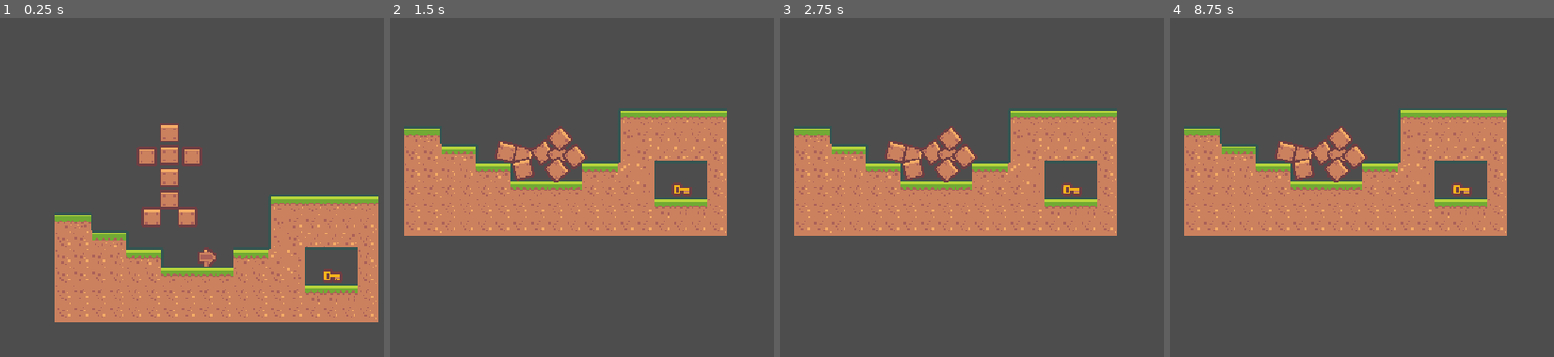
Above: before the commit, frames 1-4 (left to right).
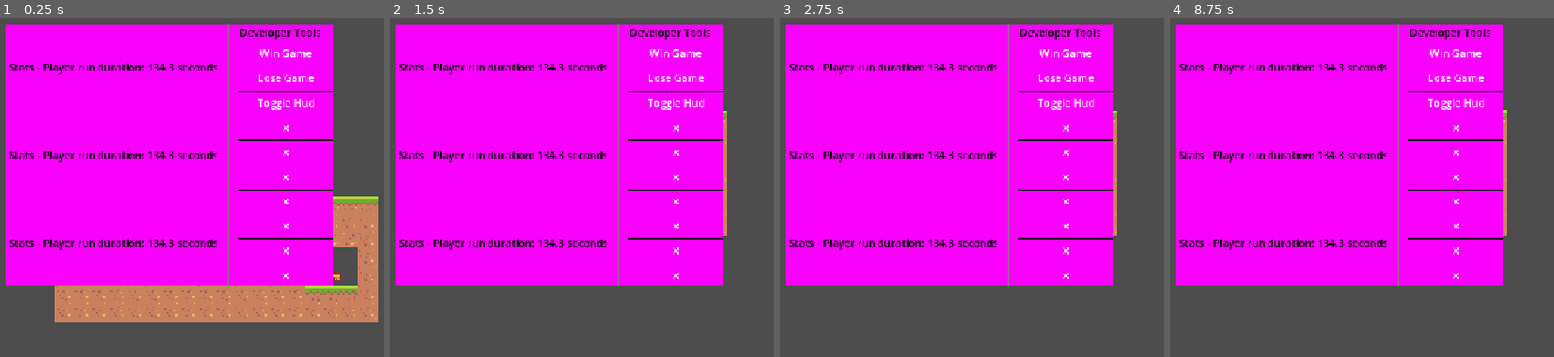
Above: after the commit, the same moments.

Repository: zachary-huber/saskatoonGameJamSeptember2026
Game: Godot game, scene res://scenes/game.tscn
The game is run twice, just before and just after one commit, with the same random seed, the same clock (stepped at 60 frames per second) and the same inputs. This scene is started directly instead of the project's main scene.
Inputs (mouse positions are in pixels of both pictures, inside the frame that each line leads up to):
- Up to frame 1 (0.25 s): no input
- Up to frame 2 (1.5 s): click (674, 51) at 0.5 s, where only the run after the commit has a clickable "Win Game"; click (674, 79) at 1.25 s, where only the run after the commit has a clickable "Lose Game"
- Up to frame 3 (2.75 s): click (1064, 102) at 2 s, where only the run after the commit has a clickable "Toggle Hud"
- Up to frame 4 (8.75 s): click (1454, 126) at 2.75 s, where only the run after the commit has a clickable "x"; click (1454, 150) at 3.5 s, where only the run after the commit has a clickable "x"; click (1454, 177) at 4.25 s, where only the run after the commit has a clickable "x"; click (1454, 201) at 5 s, where only the run after the commit has a clickable "x"; click (1454, 224) at 5.75 s, where only the run after the commit has a clickable "x"; click (1454, 248) at 6.5 s, where only the run after the commit has a clickable "x"; click (1454, 275) at 7.25 s, where only the run after the commit has a clickable "x"; hold D (move right) from 8.03 s (still down)

The runs differ from the first frame. In frame 1, 66% of the frame differs, in the area x 1-87%, y 1-80%; in frame 2, 66%; in frame 3, 66%; in frame 4, 66%.

Commit message:
added basic HUD with toggle

Diff:
--- a/project.godot
+++ b/project.godot
@@ -46,6 +46,21 @@
 "events": [Object(InputEventKey,"resource_local_to_scene":false,"resource_name":"","device":-1,"window_id":0,"alt_press …(192 unchanged characters)…
 ]
 }
+pause={
+"deadzone": 0.2,
+"events": [Object(InputEventKey,"resource_local_to_scene":false,"resource_name":"","device":-1,"window_id":0,"alt_pressed":false,"shift_pressed":false,"ctrl_pressed":false,"meta_pressed":false,"pressed":false,"keycode":0,"physical_keycode":80,"key_label":0,"unicode":112,"location":0,"echo":false,"script":null)
+]
+}
+escape={
+"deadzone": 0.2,
+"events": [Object(InputEventKey,"resource_local_to_scene":false,"resource_name":"","device":-1,"window_id":0,"alt_pressed":false,"shift_pressed":false,"ctrl_pressed":false,"meta_pressed":false,"pressed":false,"keycode":0,"physical_keycode":4194305,"key_label":0,"unicode":0,"location":0,"echo":false,"script":null)
+]
+}
+tab={
+"deadzone": 0.2,
+"events": [Object(InputEventKey,"resource_local_to_scene":false,"resource_name":"","device":-1,"window_id":0,"alt_pressed":false,"shift_pressed":false,"ctrl_pressed":false,"meta_pressed":false,"pressed":false,"keycode":0,"physical_keycode":4194306,"key_label":0,"unicode":0,"location":0,"echo":false,"script":null)
+]
+}
 
 [physics]
 
--- /dev/null
+++ b/scenes/UI/hud.tscn
@@ -0,0 +1,154 @@
+[gd_scene format=3 uid="uid://d4hfgxt1op56d"]
+
+[sub_resource type="StyleBoxLine" id="StyleBoxLine_xh8q5"]
+
+[sub_resource type="StyleBoxLine" id="StyleBoxLine_cg4gw"]
+
+[sub_resource type="StyleBoxLine" id="StyleBoxLine_0jeyp"]
+
+[sub_resource type="StyleBoxLine" id="StyleBoxLine_18exe"]
+
+[sub_resource type="StyleBoxLine" id="StyleBoxLine_rd3kb"]
+
+[sub_resource type="StyleBoxLine" id="StyleBoxLine_y5tme"]
+
+[sub_resource type="Theme" id="Theme_8jrks"]
+Button/colors/font_color = Color(1, 1, 1, 1)
+Button/colors/icon_normal_color = Color(1, 1, 1, 1)
+Button/styles/focus = SubResource("StyleBoxLine_xh8q5")
+Button/styles/hover = SubResource("StyleBoxLine_cg4gw")
+Button/styles/hover_mirrored = SubResource("StyleBoxLine_0jeyp")
+Button/styles/hover_pressed = SubResource("StyleBoxLine_18exe")
+Button/styles/normal = SubResource("StyleBoxLine_rd3kb")
+Button/styles/pressed = SubResource("StyleBoxLine_y5tme")
+RichTextLabel/colors/default_color = Color(0, 0, 0, 1)
+
+[node name="HUD" type="Control" unique_id=1919242333]
+layout_mode = 3
+anchors_preset = 15
+anchor_right = 1.0
+anchor_bottom = 1.0
+grow_horizontal = 2
+grow_vertical = 2
+theme = SubResource("Theme_8jrks")
+
+[node name="ColorRect" type="ColorRect" parent="." unique_id=797916515]
+layout_mode = 1
+anchors_preset = 15
+anchor_right = 1.0
+anchor_bottom = 1.0
+grow_horizontal = 2
+grow_vertical = 2
+color = Color(1, 1, 1, 0)
+
+[node name="MarginContainer" type="MarginContainer" parent="." unique_id=1892950951]
+layout_mode = 1
+anchors_preset = 8
+anchor_left = 0.5
+anchor_top = 0.5
+anchor_right = 0.5
+anchor_bottom = 0.5
+offset_left = -250.0
+offset_top = -200.0
+offset_right = 250.0
+offset_bottom = 200.0
+grow_horizontal = 2
+grow_vertical = 2
+
+[node name="ColorRect" type="ColorRect" parent="MarginContainer" unique_id=581269730]
+layout_mode = 2
+size_flags_vertical = 3
+color = Color(0.9804091, 0.0008526844, 0.98964554, 1)
+
+[node name="HBoxContainer" type="HBoxContainer" parent="MarginContainer" unique_id=976620247]
+layout_mode = 2
+
+[node name="VBoxContainer" type="VBoxContainer" parent="MarginContainer/HBoxContainer" unique_id=2044634612]
+custom_maximum_size = Vector2(500, 400)
+layout_mode = 2
+
+[node name="RichTextLabel" type="RichTextLabel" parent="MarginContainer/HBoxContainer/VBoxContainer" unique_id=1709741831]
+layout_mode = 2
+size_flags_vertical = 3
+text = " Stats - Player run duration: 134.3 seconds"
+fit_content = true
+vertical_alignment = 1
+
+[node name="RichTextLabel2" type="RichTextLabel" parent="MarginContainer/HBoxContainer/VBoxContainer" unique_id=941350247]
+layout_mode = 2
+size_flags_vertical = 3
+text = " Stats - Player run duration: 134.3 seconds"
+fit_content = true
+vertical_alignment = 1
+
+[node name="RichTextLabel3" type="RichTextLabel" parent="MarginContainer/HBoxContainer/VBoxContainer" unique_id=705958815]
+layout_mode = 2
+size_flags_vertical = 3
+text = " Stats - Player run duration: 134.3 seconds"
+fit_content = true
+vertical_alignment = 1
+
+[node name="VSeparator" type="VSeparator" parent="MarginContainer/HBoxContainer" unique_id=1630934031]
+layout_mode = 2
+size_flags_horizontal = 3
+size_flags_stretch_ratio = 0.18
+
+[node name="VBoxContainer2" type="VBoxContainer" parent="MarginContainer/HBoxContainer" unique_id=95336472]
+custom_maximum_size = Vector2(500, 400)
+layout_mode = 2
+size_flags_horizontal = 3
+
+[node name="RichTextLabel" type="RichTextLabel" parent="MarginContainer/HBoxContainer/VBoxContainer2" unique_id=297999384]
+layout_mode = 2
+text = "Developer Tools"
+fit_content = true
+
+[node name="winGameButton" type="Button" parent="MarginContainer/HBoxContainer/VBoxContainer2" unique_id=2090230223]
+layout_mode = 2
+size_flags_vertical = 3
+text = "Win Game"
+
+[node name="loseGameButton" type="Button" parent="MarginContainer/HBoxContainer/VBoxContainer2" unique_id=861165335]
+layout_mode = 2
+size_flags_vertical = 3
+text = "Lose Game"
+
+[node name="toggleHud" type="Button" parent="MarginContainer/HBoxContainer/VBoxContainer2" unique_id=1536596198]
+layout_mode = 2
+size_flags_vertical = 3
+text = "Toggle Hud"
+
+[node name="button" type="Button" parent="MarginContainer/HBoxContainer/VBoxContainer2" unique_id=696777914]
+layout_mode = 2
+size_flags_vertical = 3
+text = "x"
+
+[node name="button2" type="Button" parent="MarginContainer/HBoxContainer/VBoxContainer2" unique_id=897368604]
+layout_mode = 2
+size_flags_vertical = 3
+text = "x"
+
+[node name="button3" type="Button" parent="MarginContainer/HBoxContainer/VBoxContainer2" unique_id=1928052617]
+layout_mode = 2
+size_flags_vertical = 3
+text = "x"
+
+[node name="button4" type="Button" parent="MarginContainer/HBoxContainer/VBoxContainer2" unique_id=1519059848]
+layout_mode = 2
+size_flags_vertical = 3
+text = "x"
+
+[node name="button5" type="Button" parent="MarginContainer/HBoxContainer/VBoxContainer2" unique_id=1965966178]
+layout_mode = 2
+size_flags_vertical = 3
+text = "x"
+
+[node name="button6" type="Button" parent="MarginContainer/HBoxContainer/VBoxContainer2" unique_id=780446669]
+layout_mode = 2
+size_flags_vertical = 3
+text = "x"
+
+[node name="button7" type="Button" parent="MarginContainer/HBoxContainer/VBoxContainer2" unique_id=1032375317]
+layout_mode = 2
+size_flags_vertical = 3
+text = "x"
--- a/scenes/game.tscn
+++ b/scenes/game.tscn
@@ -1,7 +1,14 @@
 [gd_scene format=3 uid="uid://bpheym1xu7oo3"]
 
 [ext_resource type="PackedScene" uid="uid://ddj6q6kgkvkck" path="res://scenes/levelParts/level.tscn" id="1_uwrxv"]
+[ext_resource type="PackedScene" uid="uid://d4hfgxt1op56d" path="res://scenes/UI/hud.tscn" id="2_yqjtg"]
+[ext_resource type="Script" uid="uid://dexmvso4k2bsn" path="res://src/UI/hud.gd" id="3_lnu2h"]
 
 [node name="Game" type="Node" unique_id=1457452227]
 
 [node name="level" parent="." unique_id=617202857 instance=ExtResource("1_uwrxv")]
+
+[node name="CanvasLayer" type="CanvasLayer" parent="." unique_id=2010805581]
+
+[node name="HUD" parent="CanvasLayer" unique_id=1919242333 instance=ExtResource("2_yqjtg")]
+script = ExtResource("3_lnu2h")
--- /dev/null
+++ b/src/UI/hud.gd
@@ -0,0 +1,7 @@
+class_name HUD extends Control
+
+func _ready() -> void:
+	GameManager.gameHUD = self
+
+func toggleHUD() -> void:
+	self.visible = !self.visible
--- a/src/singletons/gameManager.gd
+++ b/src/singletons/gameManager.gd
@@ -6,8 +6,18 @@
 var runEndTimeTicks:int = 0
 var currentRunStats:RunStats
 
+## UI stuff
+var gameHUD:HUD = null
+
+## register elements
+
+
 func _ready() -> void:
 	pass
+
+func _input(event: InputEvent) -> void:
+	if event.is_action_pressed("escape"):
+		if gameHUD: gameHUD.toggleHUD()
 
 func startRun() -> void:
 	setRunStartTimeTicks()
Not shown, added: src/UI/hud.gd.uid
